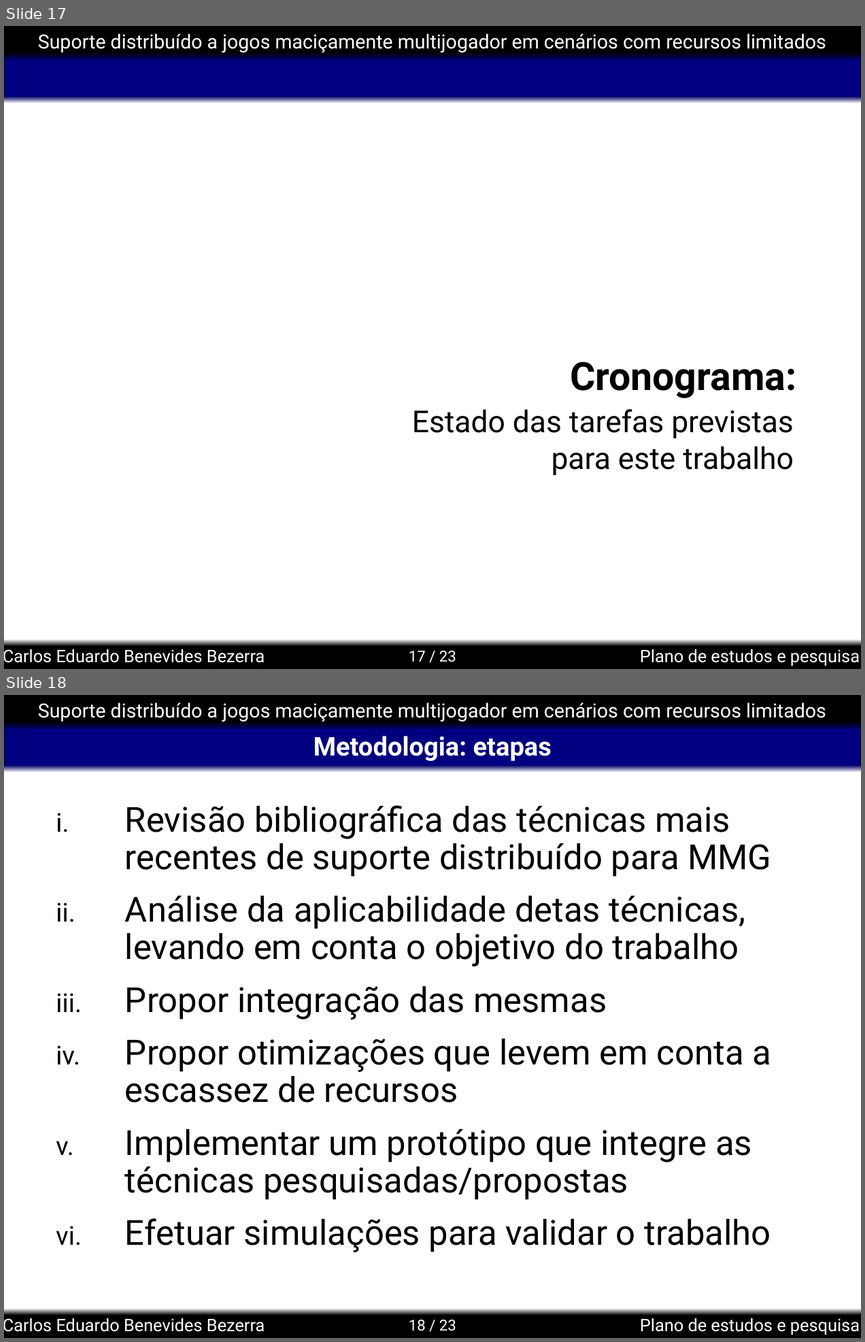
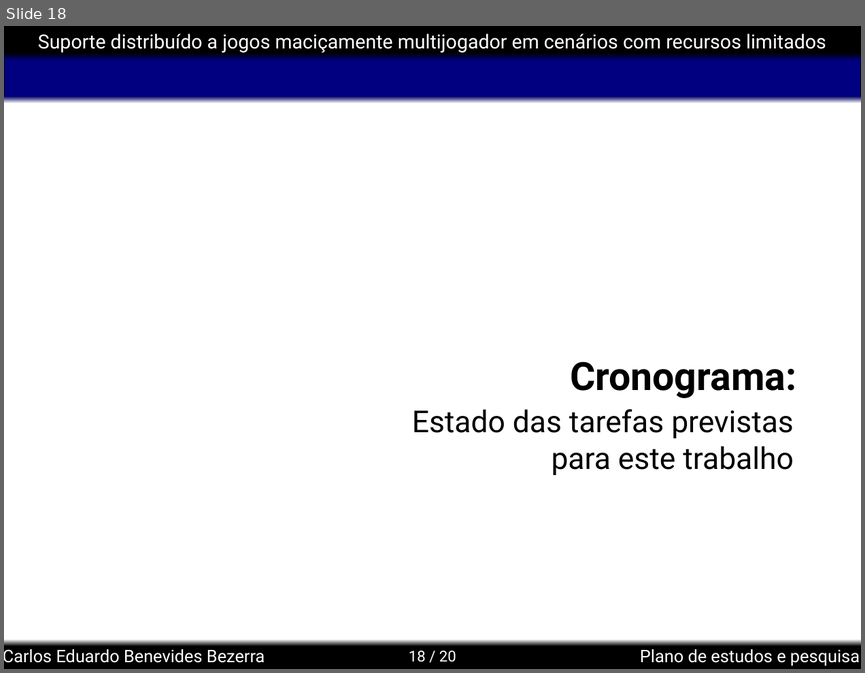
Before and after one commit to kdubezerra/kdubezerra, a slide deck: textos/semac/Semac_Defesa.ppt. Shown one above the other, each under a label of ours: slides 17 and 18 before the commit, slide 18 after it. The pictures are 865x1342 and 865x673 pixels, drawn with LibreOffice and Linux fonts; fonts in the diff are those of the drawing; background and template pictures are left out. Boxes give left, top, right and bottom in pixels: in the first picture for what was removed or moved away, otherwise in the second. Text is boxed around its words. In the diff, an @@ line names an element or a change of style, - is before the commit and + after.

```diff
--- a/textos/semac/Semac_Defesa.ppt
+++ b/textos/semac/Semac_Defesa.ppt
@@ slide 18 removed at (4,695,861,1338), background #FFFFFF; not listed: 8 template elements that a slide beside it also shows @@
@@ title removed at (313,736,551,761) @@
-Metodologia: etapas
@@ text removed at (125,805,771,1252) @@
-i. Revisão bibliográfica das técnicas mais recentes de suporte distribuído para MMG
-ii. Análise da aplicabilidade detas técnicas, levando em conta o objetivo do trabalho
-iii. Propor integração das mesmas
-iv. Propor otimizações que levem em conta a escassez de recursos
-v. Implementar um protótipo que integre as técnicas pesquisadas/propostas
-vi. Efetuar simulações para validar o trabalho
@@ what was slide 17 is now slide 18 @@
@@ page number at (409,650,456,662): text changed @@
-17 / 23
+18 / 20
```
Also in this commit, not shown: 2 slides changed, 1 slide added, 1 other file.
